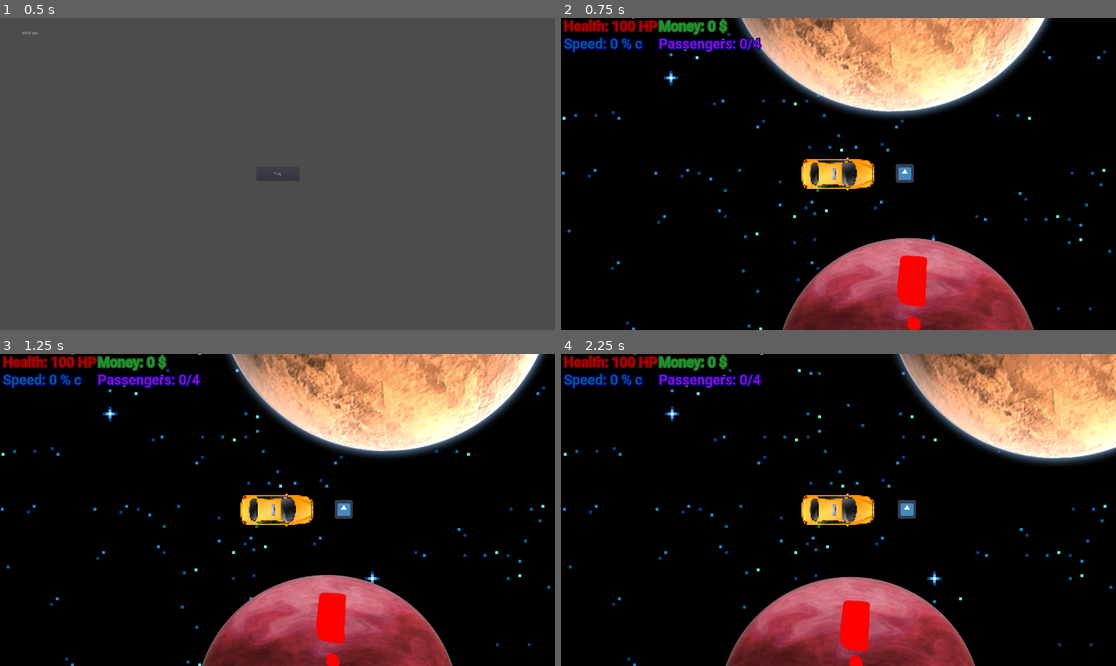
Above: before the commit, frames 1-4 (two rows, left to right).
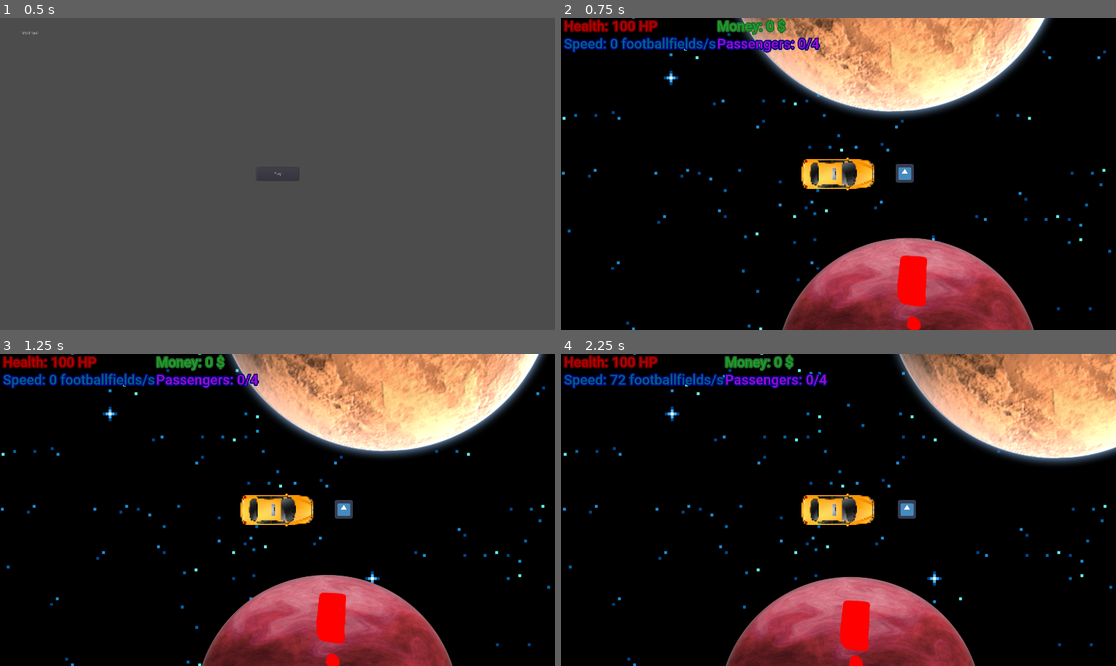
Above: after the commit, the same moments.

Repository: game-jam-team-gut/void-taxi
Game: Godot game, scene res://MainMenu.tscn
The game is run twice, just before and just after one commit, with the same random seed, the same clock (stepped at 60 frames per second) and the same inputs. The engine's default icon, where the game draws it, is replaced by a stand-in: a white triangle on a blue panel in a dark square.
Inputs:
- Up to frame 1 (0.5 s): no input
- Up to frame 2 (0.75 s): click "Play" at 0.5 s
- Up to frame 3 (1.25 s): no input
- Up to frame 4 (2.25 s): hold Right (ui_right) 1.28-2.03 s; hold Down (ui_down) from 2.03 s (still down)

Frame 1 is identical in both runs. In frame 2, 1.8% of the frame differs, in the area x 10-47%, y 0-12%; in frame 3, 1.8%; in frame 4, 2.0%, in the area x 8-49%, y 0-12%.

Commit message:
Change default speed unit to footballfiels/s

Diff:
--- a/Void/Taxi/Taxi.gd
+++ b/Void/Taxi/Taxi.gd
@@ -81,9 +81,9 @@
 	$CanvasLayer/HBoxContainer/VBoxContainer/Health.text = "Health: " + var2str(health) + " HP" #current health
 	$CanvasLayer/HBoxContainer/VBoxContainer2/Money.text = "Money: " + var2str(money) + " $" #current money
 	if collision_raycast_forward.is_colliding() || collision_raycast_backwards.is_colliding():
-		$CanvasLayer/HBoxContainer/VBoxContainer/Speed.text = "Speed: 0 % c"
+		$CanvasLayer/HBoxContainer/VBoxContainer/Speed.text = "Speed: 0 footballfields/s"
 	else:
-		$CanvasLayer/HBoxContainer/VBoxContainer/Speed.text = "Speed: " + var2str(abs(speed/100)) + " % c"
+		$CanvasLayer/HBoxContainer/VBoxContainer/Speed.text = "Speed: " + var2str(abs(speed)) + " footballfields/s"
 
 func emit_pickup_signal(planet):
 	emit_signal("passenger_pickup", planet)
